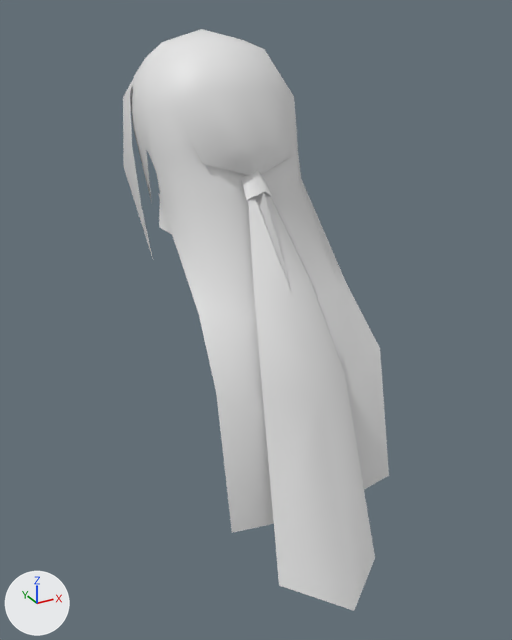
Before and after pictures for a commit that changed the glTF model assets/Converted Models/HairStyle/Human Male/Martial arts male hair 40.glb.
One viewpoint serves both versions: a 50 mm camera at (-0.34, -0.707, 0.183) aimed at (-0.009, -0.104, -0.119). Lighting does not change. The marker at lower left points along +X, +Y and +Z. The first picture is the older version.

Names of what the first picture shows: '������ͷ��40_0', '������ͷ��40_1'.
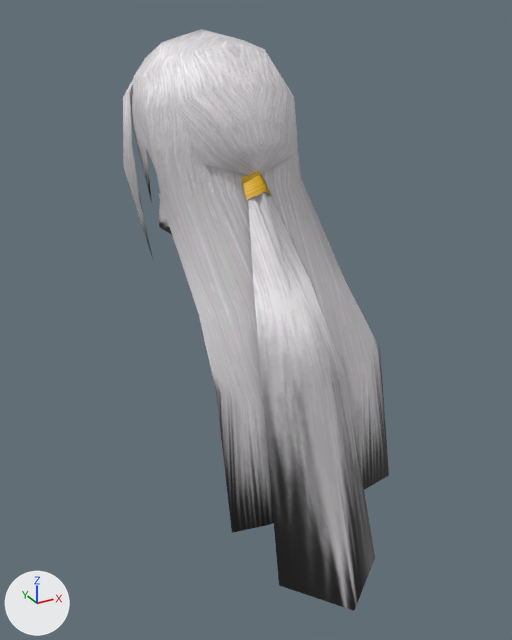
What differs and where, as boxes [x1, y1, x2, y2] in the pictures (512 x 640 px):
'������ͷ��40_0', recoloured (darker)
    both: [123, 29, 389, 611]
'������ͷ��40_1', recoloured (white to yellow)
    both: [241, 170, 272, 200]

Edits to the bpy script that builds the scene:
```text
Add img_tex_8102332249005925518_dds:
    img_tex_8102332249005925518_dds = load_image('tex_8102332249005925518.dds', '_unpacked/tex_8102332249005925518.dds', 512, 512, 'sRGB')
Add img_tex_2251939496341131144_dds:
    img_tex_2251939496341131144_dds = load_image('tex_2251939496341131144.dds', '_unpacked/tex_2251939496341131144.dds', 512, 512, 'sRGB')
Add mat_武侠男头发40_1_mat:
    mat_武侠男头发40_1_mat = principled_material('武侠男头发40_1_mat')
    mat_武侠男头发40_1_mat.texture = img_tex_8102332249005925518_dds
Add mat_武侠男头发40_0_mat:
    mat_武侠男头发40_0_mat = principled_material('武侠男头发40_0_mat')
    mat_武侠男头发40_0_mat.texture = img_tex_2251939496341131144_dds
Change me_ͷ__40_0:
    where me_ͷ__40_0.from_pydata(...)  # 136 vertices, 208 faces; spans x -0.096..0.096, y -0.311..0.125, z -0.337..0.163
    add me_ͷ__40_0.materials.append(mat_武侠男头发40_0_mat)  # picture img_tex_2251939496341131144_dds
Change me_ͷ__40_1:
    where me_ͷ__40_1.from_pydata(...)  # 6 vertices, 4 faces; spans x -0.0178..0.0112, y -0.1119..-0.0855, z 0.0104..0.0379
    add me_ͷ__40_1.materials.append(mat_武侠男头发40_1_mat)  # picture img_tex_8102332249005925518_dds
```
